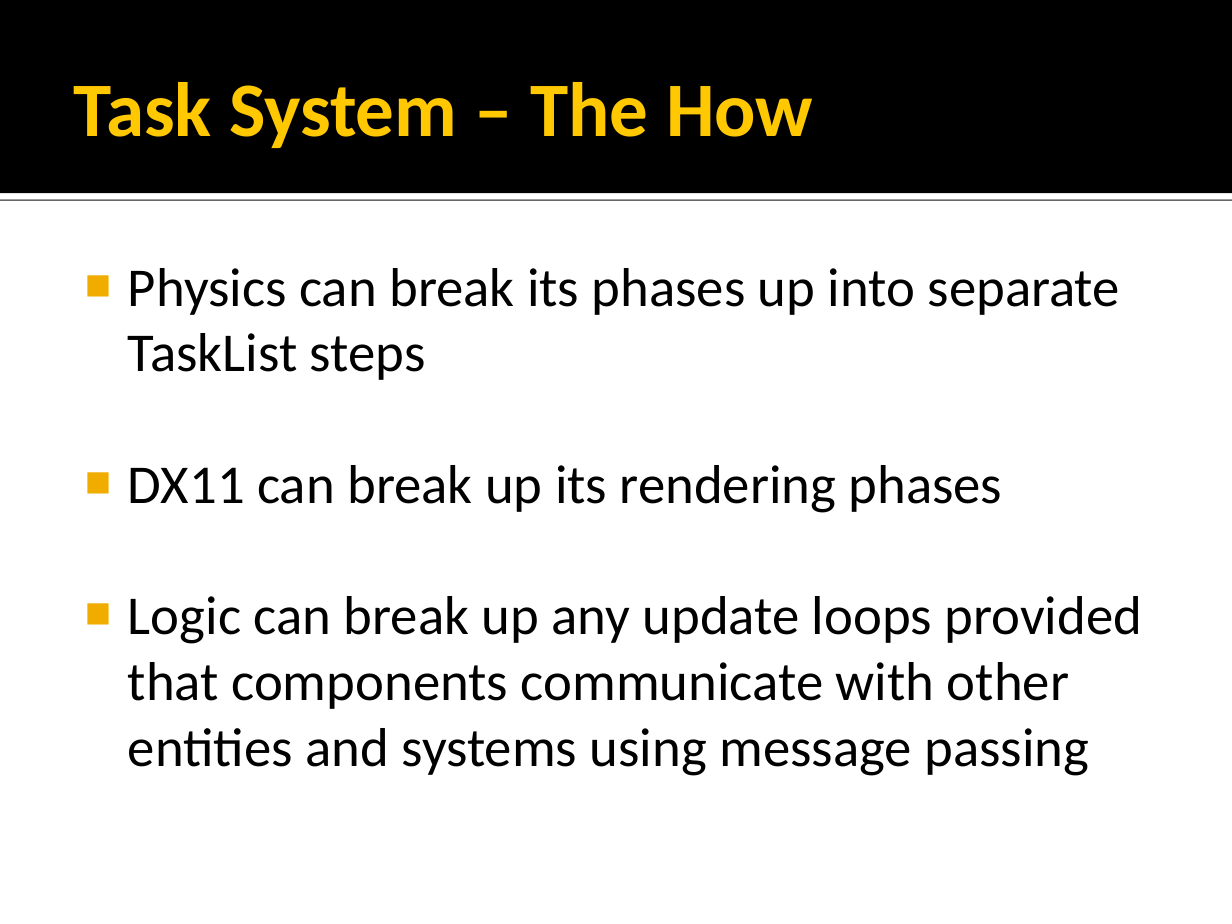
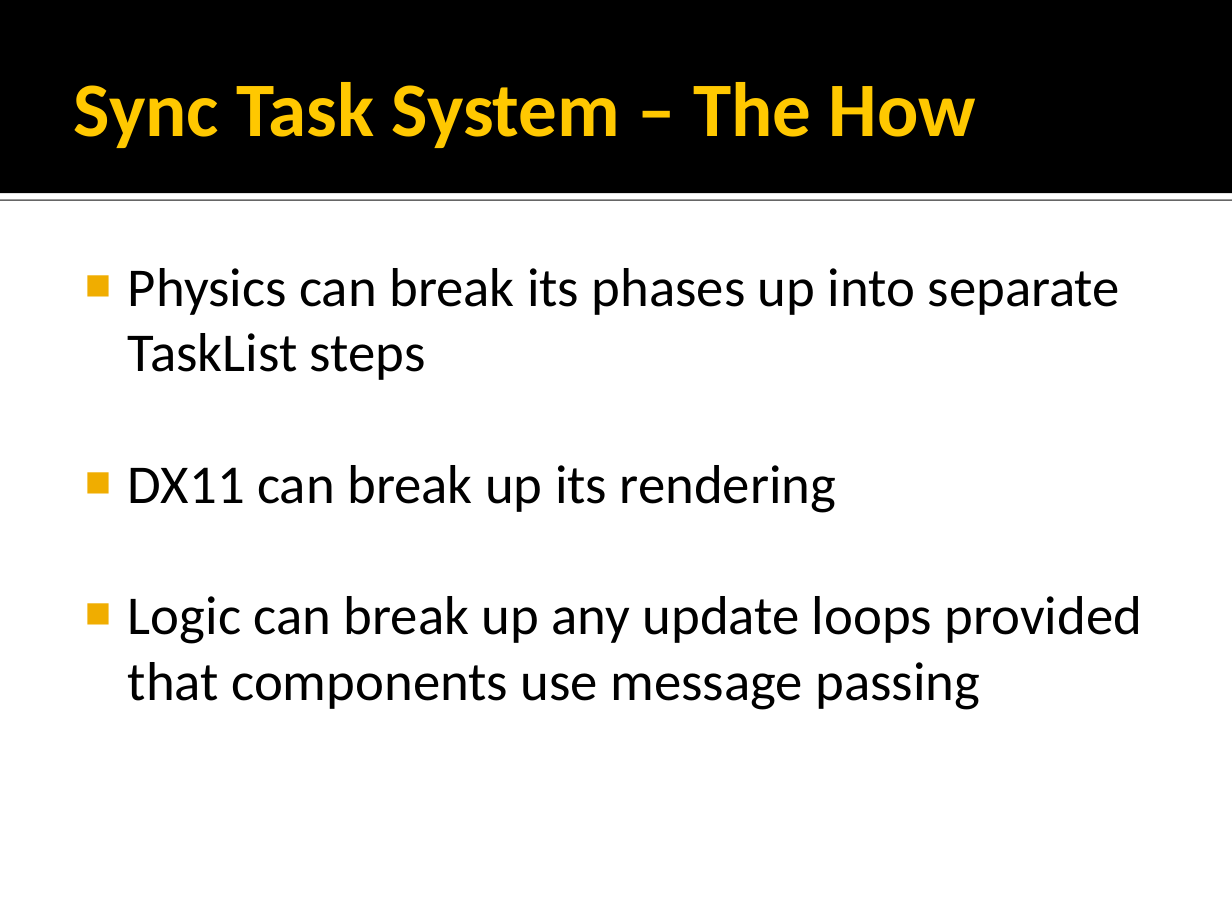
Before and after one commit to rmeisler/example_code, a slide deck: slide 30 of Concurrency Strategies.ppt (slide 26 before the commit). Drawn at 1232x924 pixels with LibreOffice and Linux fonts; fonts in the diff are those of the drawing; background and template pictures are left out. Boxes give left, top, right and bottom in pixels: in the first picture for what was removed or moved away, otherwise in the second. Text is boxed around its words. In the diff, an @@ line names an element or a change of style, - is before the commit and + after.

```diff
--- a/Concurrency Strategies.ppt
+++ b/Concurrency Strategies.ppt
@@ title at (74, 82, 976, 148): text changed @@
-Task System – The How
+Sync Task System – The How
@@ text at (128, 465, 1143, 710): text changed @@
-■ DX11 can break up its rendering phases
-■ Logic can break up any update loops provided that components communicate with other entities and systems using message passing
+■ DX11 can break up its rendering
+■ Logic can break up any update loops provided that components use message passing
```
Also in this commit, not shown: 29 other slides changed, 18 slides added, 14 slides removed, 1 other file.
